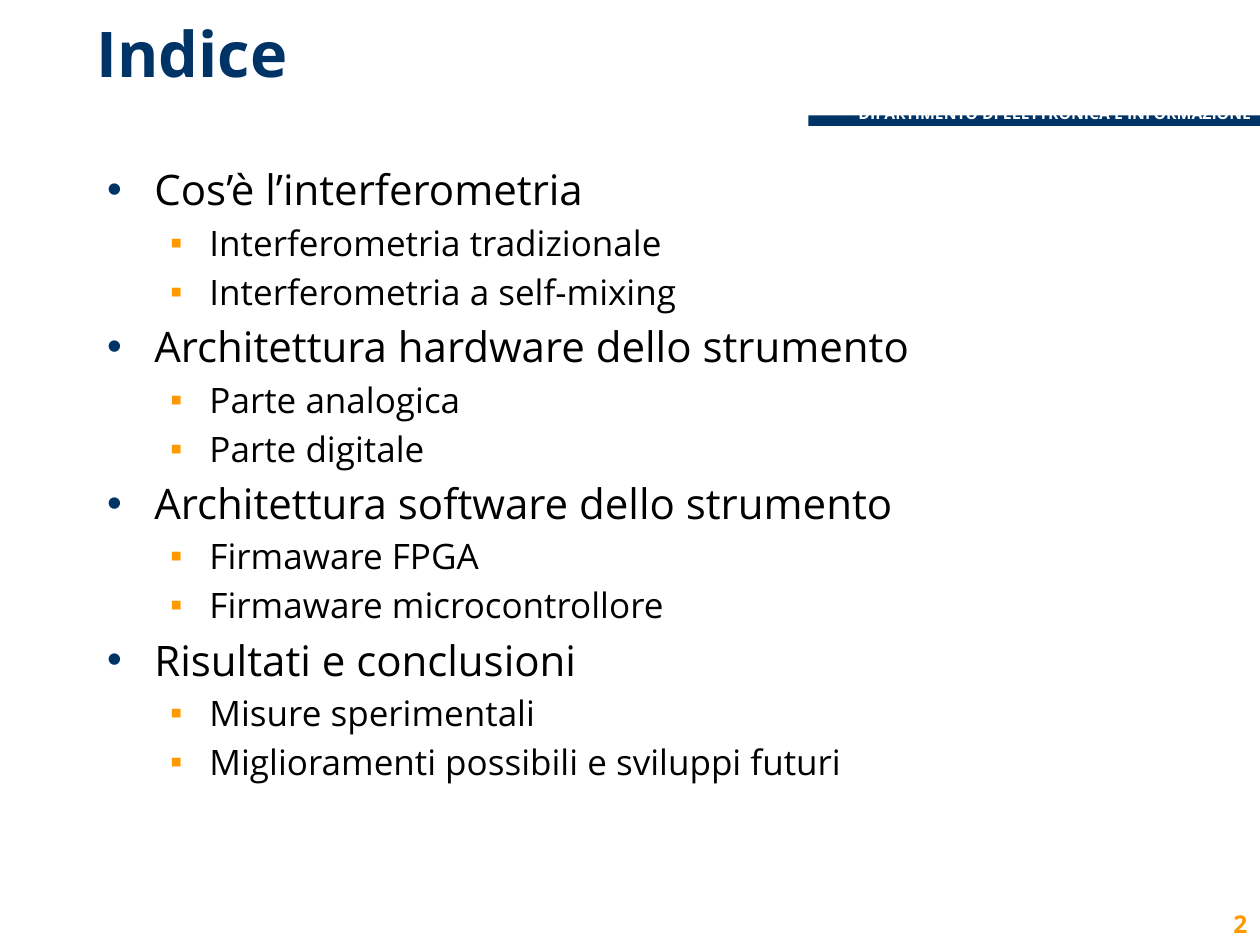
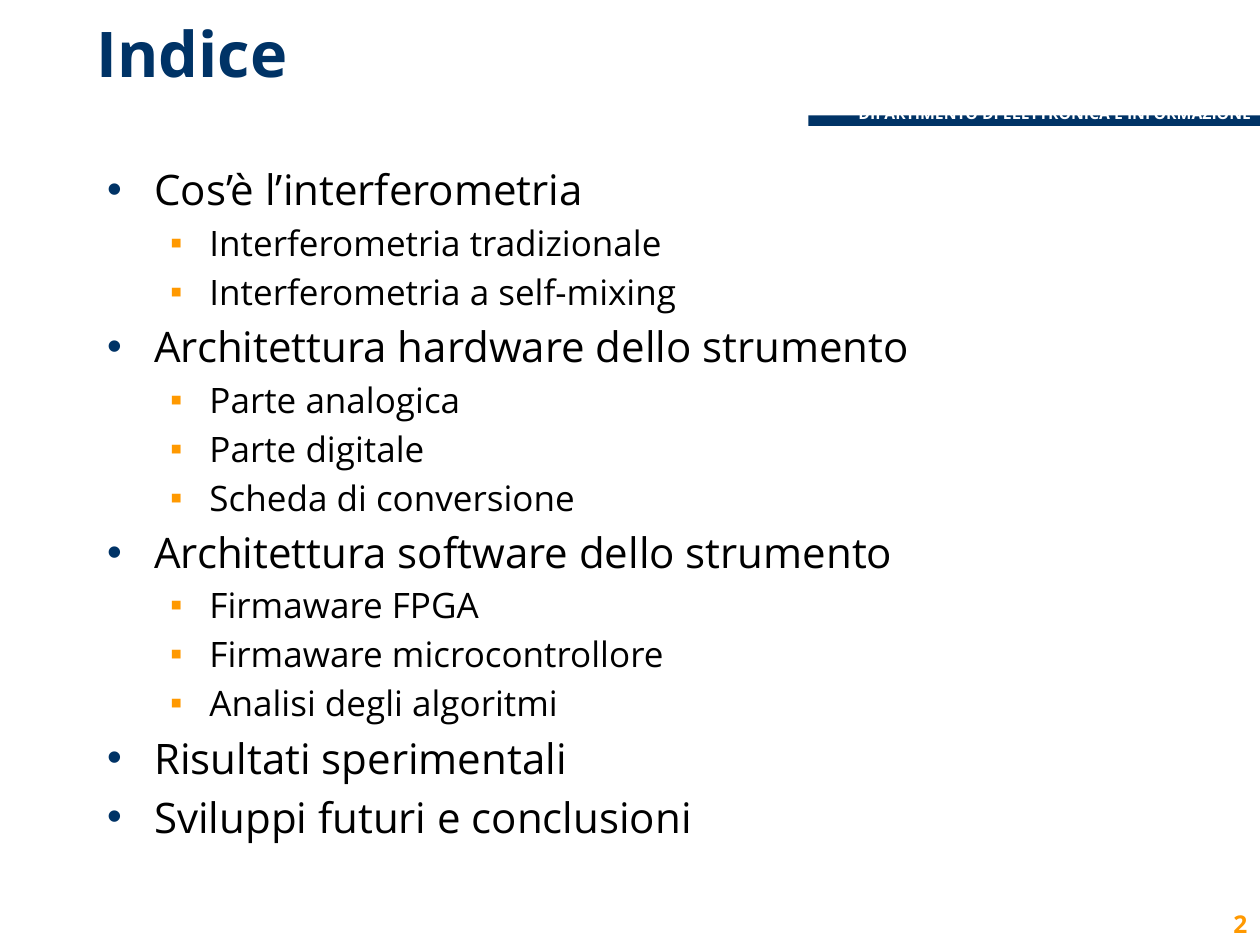
Before and after one commit to lcavagnispolimi/thesis_latex, a slide deck: slide 2 of Presentazione standard2.pptx. Drawn at 1260x945 pixels with LibreOffice and Linux fonts; fonts in the diff are those of the drawing; background and template pictures are left out. Boxes give left, top, right and bottom in pixels: in the first picture for what was removed or moved away, otherwise in the second. Text is boxed around its words. In the diff, an @@ line names an element or a change of style, - is before the commit and + after.

```diff
--- a/Presentazione standard2.pptx
+++ b/Presentazione standard2.pptx
@@ text at (209,484,575,512): paragraph added @@
+  ▪ Scheda di conversione
@@ text at (154,689,692,843): text changed; size 20 to 24 pt @@
-• Risultati e conclusioni
-  ▪ Misure sperimentali
-  ▪ Miglioramenti possibili e sviluppi futuri
+  ▪ Analisi degli algoritmi
+• Risultati sperimentali
+• Sviluppi futuri e conclusioni
```
Also in this commit, not shown: 1 other slide changed, 14 slides added, 1 other file.
